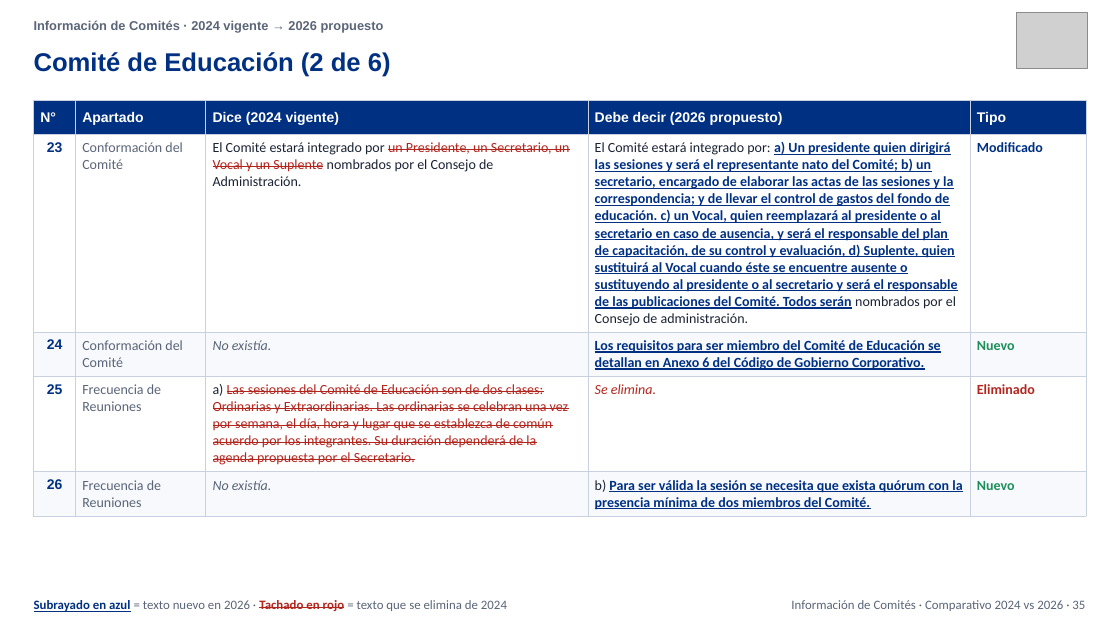
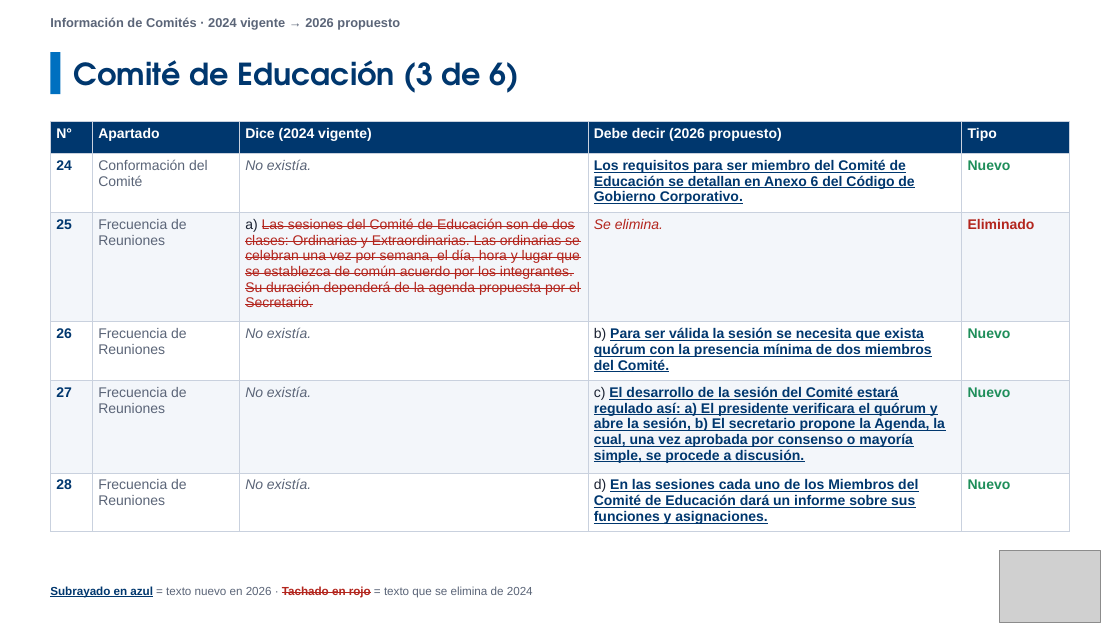
Before and after one commit to menjivar201280/riesgo, a slide deck: slide 40 of politicas/Comparativo_Comite_Riesgos_V03_vs_V04.pptx (slide 35 before the commit). Drawn at 1120x630 pixels with LibreOffice and Linux fonts; fonts in the diff are those of the drawing; grey boxes stand for pictures. Boxes give left, top, right and bottom in pixels: in the first picture for what was removed or moved away, otherwise in the second. Text is boxed around its words. In the diff, an @@ line names an element or a change of style, - is before the commit and + after.

```diff
--- a/politicas/Comparativo_Comite_Riesgos_V03_vs_V04.pptx
+++ b/politicas/Comparativo_Comite_Riesgos_V03_vs_V04.pptx
@@ text "Información de Comités · 2024 ..." moved from (x1=34, y1=20, x2=384, y2=33) to (x1=50, y1=17, x2=400, y2=30) @@
@@ text "Información de Comités · 2024 ..." at (x1=50, y1=17, x2=400, y2=30): vertical alignment middle to top @@
@@ picture removed at (x1=1017, y1=13, x2=1088, y2=68) @@
@@ rectangle added at (x1=50, y1=52, x2=60, y2=94), fill #0070C0 @@
@@ text at (x1=74, y1=60, x2=520, y2=93): text changed; size 22 to 26 pt; font Arial to TeX Gyre Adventor; text colour #003082 to #00376E @@
-Comité de Educación (2 de 6)
+Comité de Educación (3 de 6)
@@ table at (x1=50, y1=122, x2=1070, y2=528) @@
-row 2: 23 | Conformación del Comité | El Comité estará integrado por un Presidente, un Secretario, un Vocal y un Suplente nombrados por el Consejo de Administración. | El Comité estará integrado por: a) Un presidente quien dirigirá las sesiones y será el representante nato del Comité; b) un secretario, encargado de elaborar las actas de las sesiones y la correspondencia; y de llevar el control de gastos del fondo de educación. c) un Vocal, quien reemplazará al presidente o al secretario en caso de ausencia, y será el responsable del plan de capacitación, de su control y evaluación, d) Suplente, quien sustituirá al Vocal cuando éste se encuentre ausente o sustituyendo al presidente o al secretario y será el responsable de las publicaciones del Comité. Todos serán nombrados por el Consejo de administración. | Modificado
+row 5: 27 | Frecuencia de Reuniones | No existía. | c) El desarrollo de la sesión del Comité estará regulado así: a) El presidente verificara el quórum y abre la sesión, b) El secretario propone la Agenda, la cual, una vez aprobada por consenso o mayoría simple, se procede a discusión. | Nuevo
+row 6: 28 | Frecuencia de Reuniones | No existía. | d) En las sesiones cada uno de los Miembros del Comité de Educación dará un informe sobre sus funciones y asignaciones. | Nuevo
@@ table resized from (x1=34, y1=101, x2=1086, y2=514) to (x1=50, y1=122, x2=1070, y2=528) @@
@@ picture added at (x1=1000, y1=550, x2=1101, y2=623) @@
@@ text "Subrayado en azul = texto ..." moved from (x1=34, y1=600, x2=507, y2=612) to (x1=50, y1=586, x2=533, y2=598) @@
@@ text "Subrayado en azul = texto ..." at (x1=50, y1=586, x2=533, y2=598): size 11 to 10 pt, font Calibri to Arial; text colour #003082 to #00376E in "Subrayado en azul"; vertical alignment middle to top @@
@@ text removed at (x1=791, y1=600, x2=1085, y2=611) @@
-Información de Comités · Comparativo 2024 vs 2026 · 35
```
Also in this commit, not shown: 68 other slides changed, 14 slides added, 2 slides removed.
